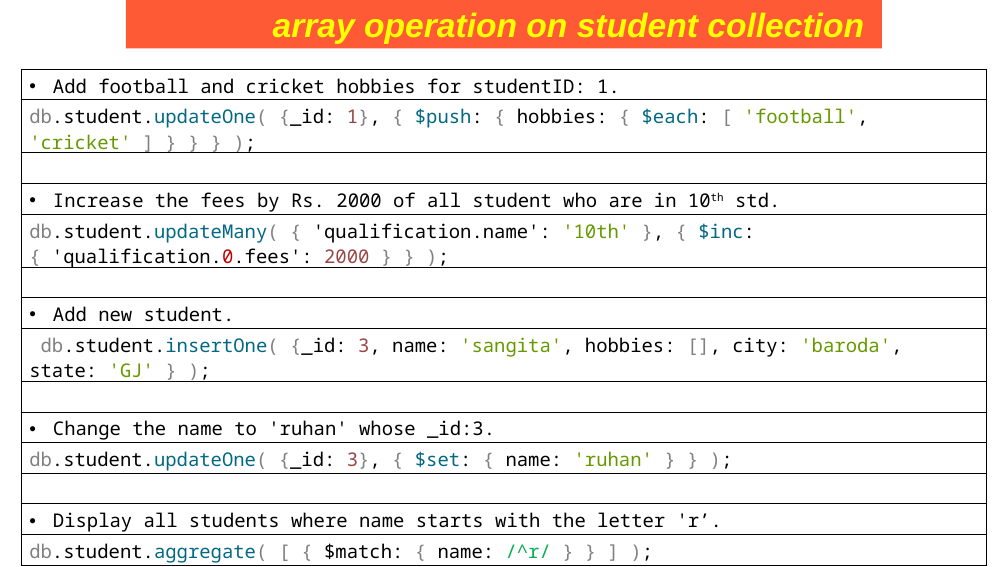
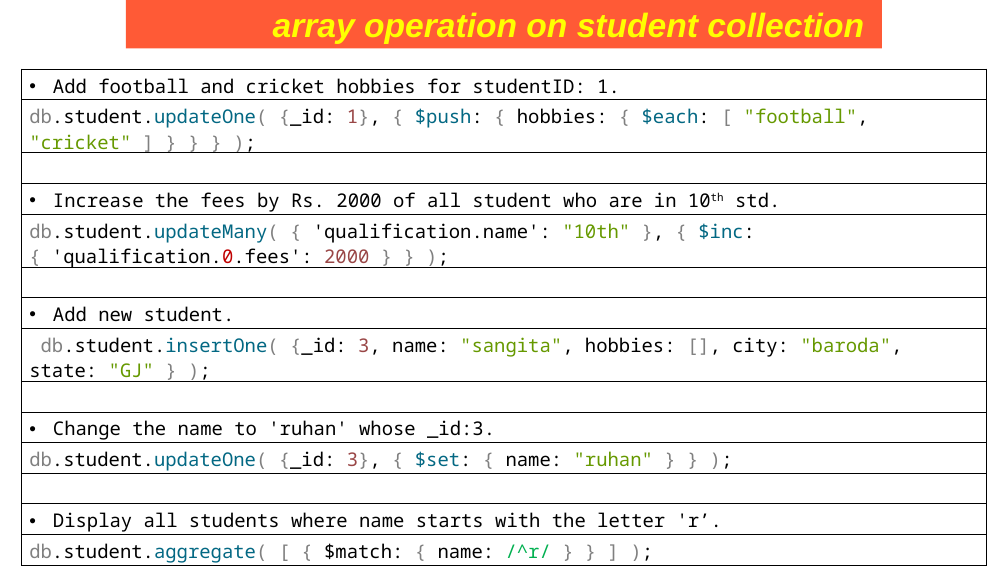
Before and after one commit to Saleel-Bagde/PPT-s, a slide deck: slide 199 of MongoDB PPT.pptx. Drawn at 1008x567 pixels with LibreOffice and Linux fonts; fonts in the diff are those of the drawing. Boxes give left, top, right and bottom in pixels: in the first picture for what was removed or moved away, otherwise in the second. Text is boxed around its words. In the diff, an @@ line names an element or a change of style, - is before the commit and + after.

```diff
--- a/MongoDB PPT.pptx
+++ b/MongoDB PPT.pptx
@@ table at (x1=22, y1=70, x2=987, y2=567) @@
@@ row 2, column 1: "db.student.updateOne( {_id: 1}, { $push: { hobbies: { $each: [ 'football', 'cricket' ] } } } );" to "db.student.updateOne( {_id: 1}, { $push: { hobbies: { $each: [ "football", "cricket" ] } } } );" @@
@@ row 5, column 1: "db.student.updateMany( { 'qualification.name': '10th' }, { $inc: { 'qualification.0.fees': 2000 } } );" to "db.student.updateMany( { 'qualification.name': "10th" }, { $inc: { 'qualification.0.fees': 2000 } } );" @@
@@ row 8, column 1: "db.student.insertOne( {_id: 3, name: 'sangita', hobbies: [], city: 'baroda', state: 'GJ' } );" to "db.student.insertOne( {_id: 3, name: "sangita", hobbies: [], city: "baroda", state: "GJ" } );" @@
@@ row 11, column 1: "db.student.updateOne( {_id: 3}, { $set: { name: 'ruhan' } } );" to "db.student.updateOne( {_id: 3}, { $set: { name: "ruhan" } } );" @@
```
Also in this commit, not shown: 11 other slides changed.
